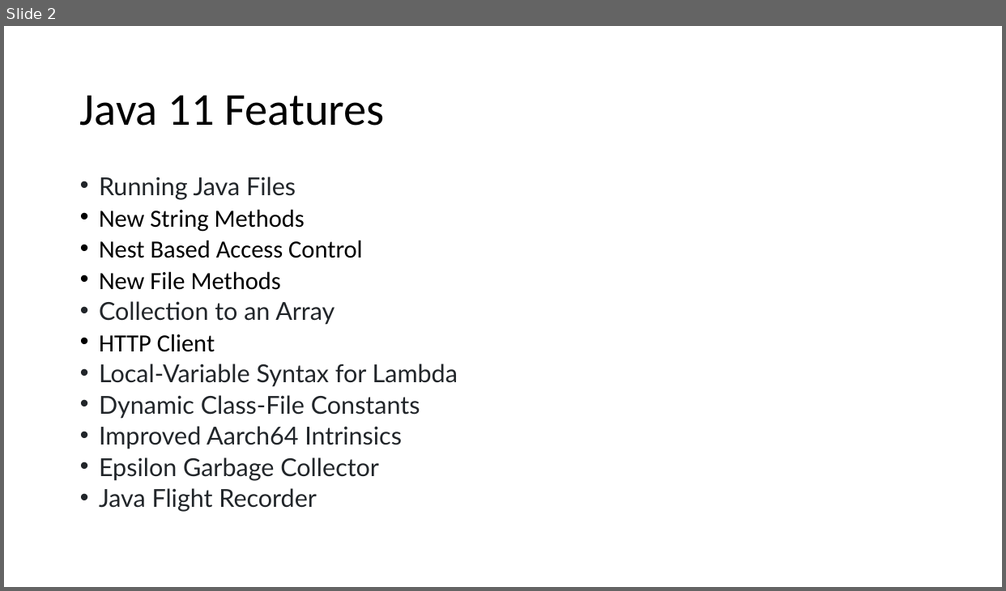
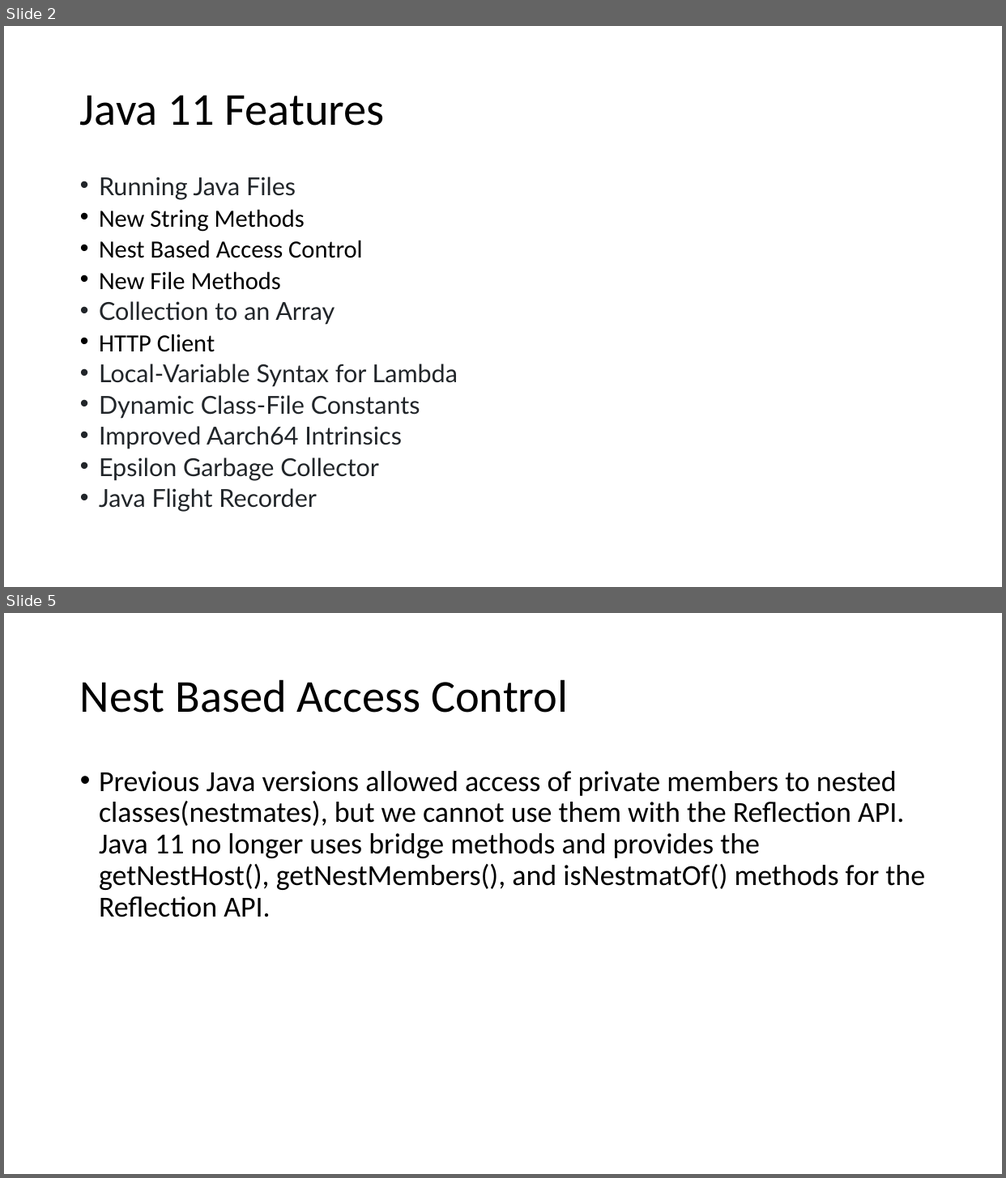
Before and after one commit to techelly/gladvancejavatraining, a slide deck: content/Java 11 Features.pptx. Shown one above the other, each under a label of ours: slide 2 before the commit, slides 2 and 5 after it; the slides between them are not shown. The pictures are 1006x591 and 1006x1178 pixels, drawn with LibreOffice and Linux fonts; fonts in the diff are those of the drawing. Boxes give left, top, right and bottom in pixels: in the first picture for what was removed or moved away, otherwise in the second. Text is boxed around its words. In the diff, an @@ line names an element or a change of style, - is before the commit and + after.

```diff
--- a/content/Java 11 Features.pptx
+++ b/content/Java 11 Features.pptx
@@ slide 5 added at <box>4,613,1002,1174</box>, background #FFFFFF @@
@@ title added at <box>80,679,568,713</box>, 44 pt, text #000000 @@
+Nest Based Access Control
@@ text added at <box>99,771,925,918</box>, 28 pt, text #000000 @@
+• Previous Java versions allowed access of private members to nested classes(nestmates), but we cannot use them with the Reflection API. Java 11 no longer uses bridge methods and provides the getNestHost(), getNestMembers(), and isNestmatOf() methods for the Reflection API.
```
Also in this commit, not shown: 1 slide changed, 12 other slides added, 36 other files.
